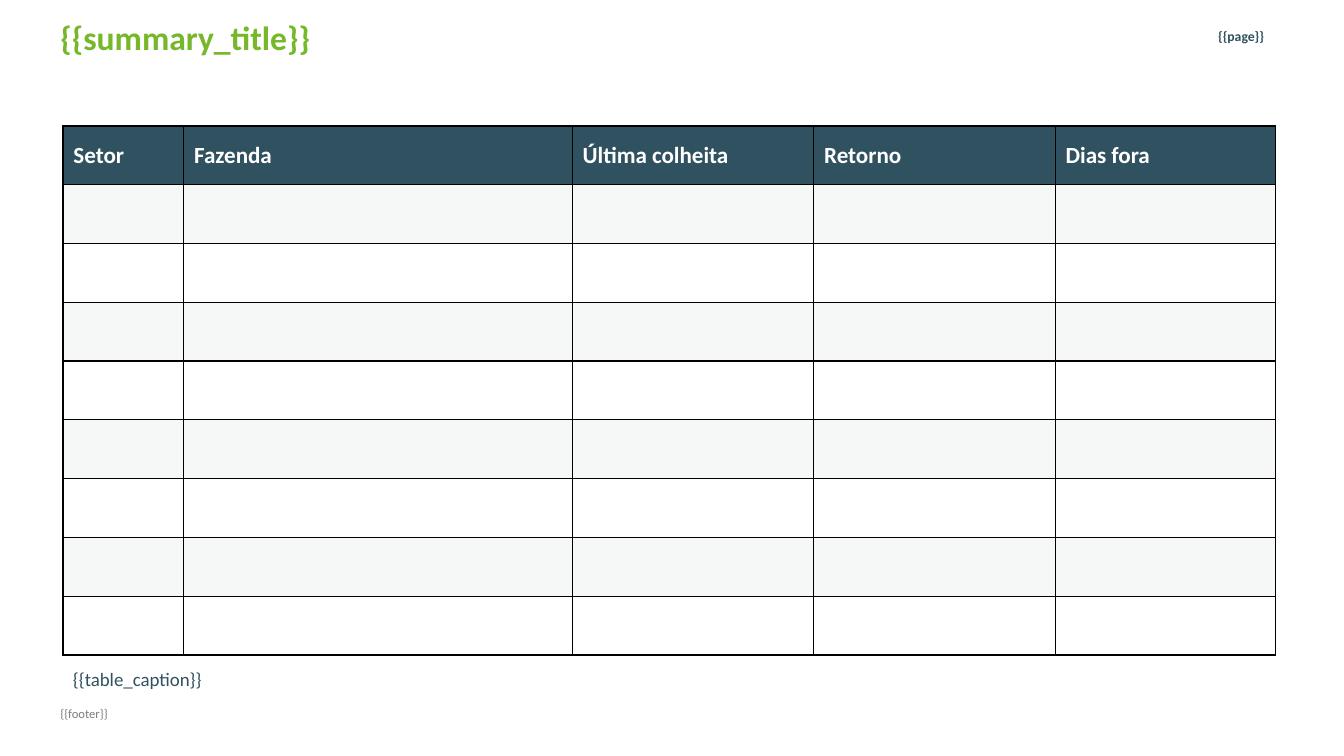
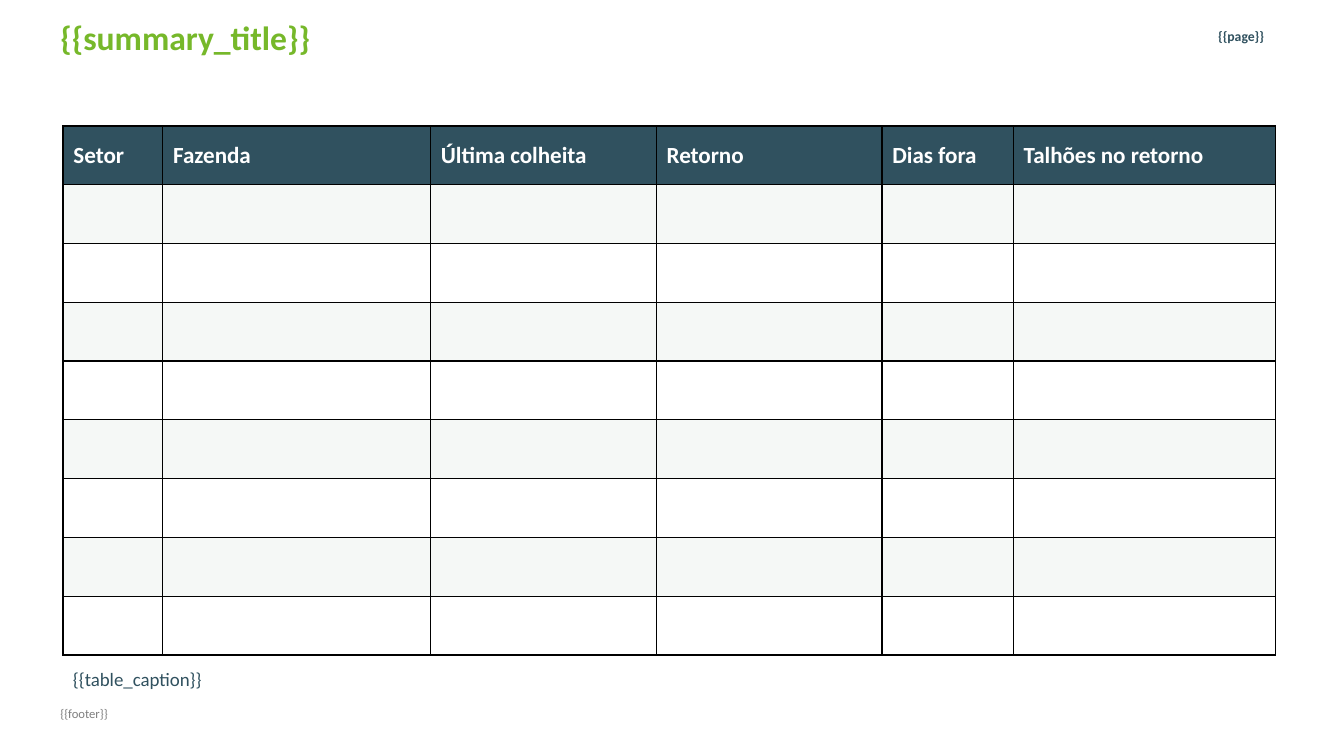
Before and after one commit to FernandoLimeira/PosicaoCampo, a slide deck: slide 5 of templates/presentations/ctt_compact_template.pptx. Drawn at 1344x756 pixels with LibreOffice and Linux fonts; fonts in the diff are those of the drawing; background and template pictures are left out. Boxes give left, top, right and bottom in pixels: in the first picture for what was removed or moved away, otherwise in the second. Text is boxed around its words. In the diff, an @@ line names an element or a change of style, - is before the commit and + after.

```diff
--- a/templates/presentations/ctt_compact_template.pptx
+++ b/templates/presentations/ctt_compact_template.pptx
@@ table at [63, 126, 1275, 655] @@
+column 6: Talhões no retorno |  |  |  |  |  |  |  | 
```
Also in this commit, not shown: 2 other slides changed, 2 slides added, 6 other files.
